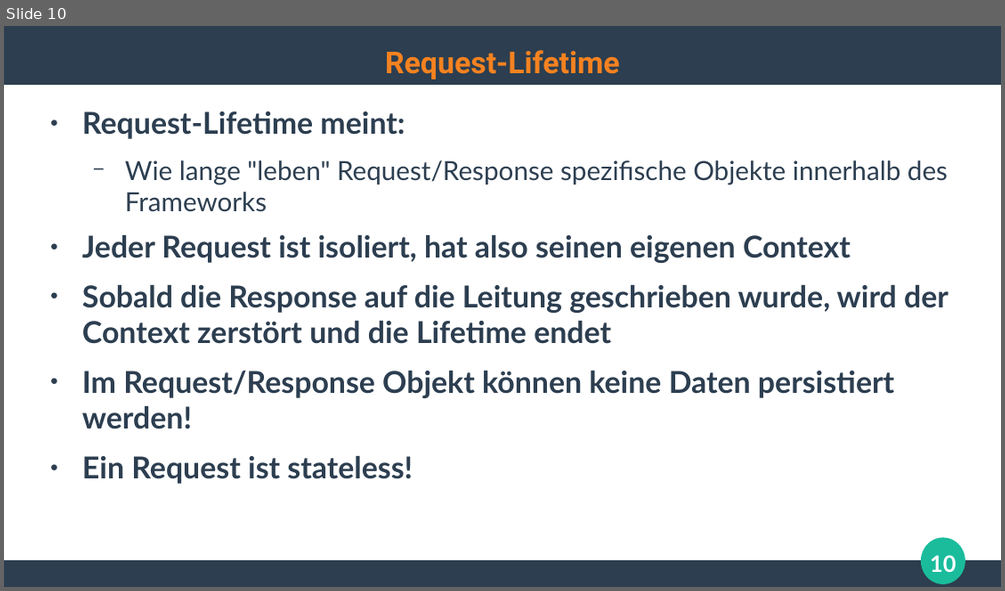
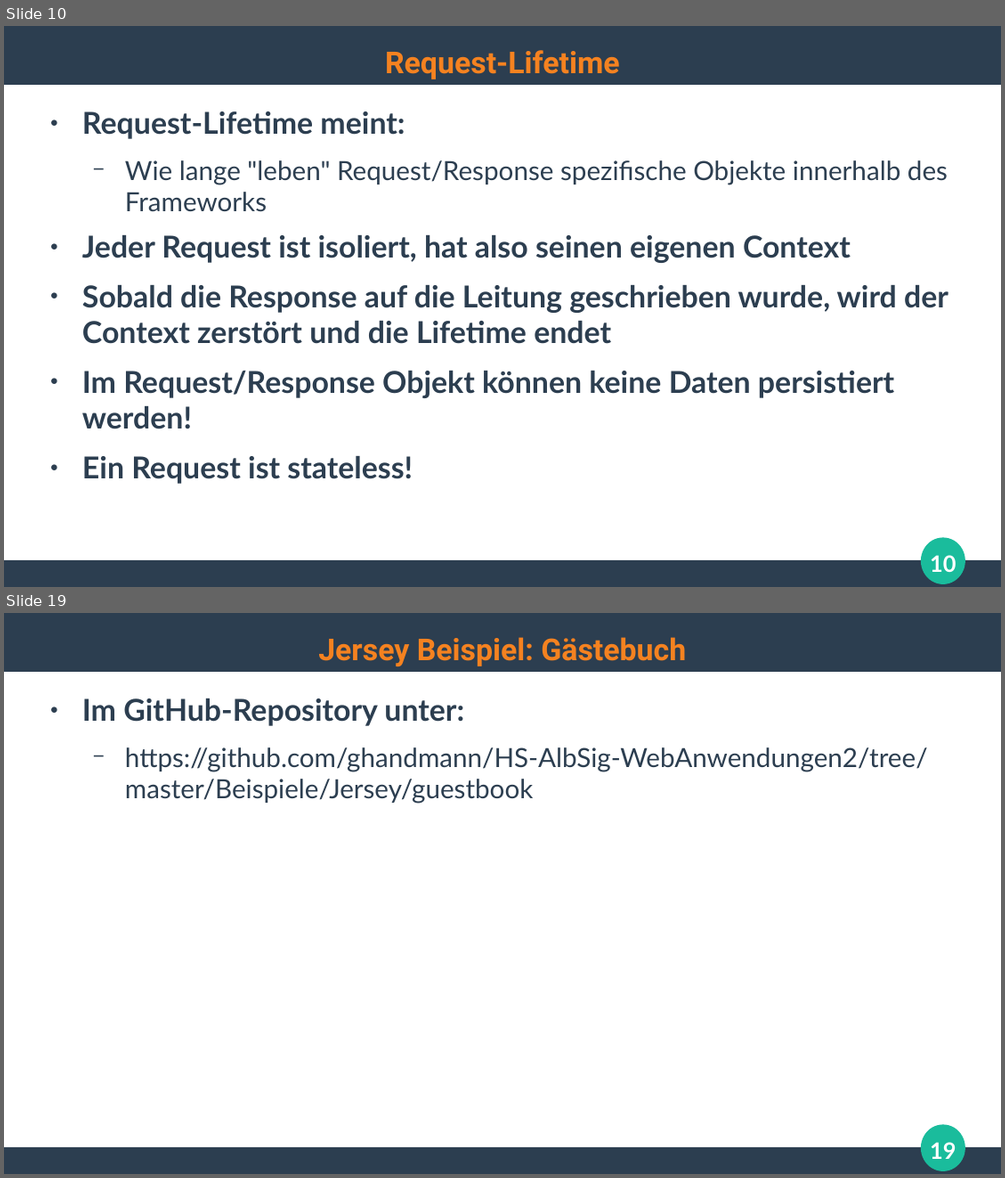
Before and after one commit to ghandmann/HS-AlbSig-WebAnwendungen2, a slide deck: Kapitel/04_WebFrameworks_1x1.odp. Shown one above the other, each under a label of ours: slide 10 before the commit, slides 10 and 19 after it; the slides between them are not shown. The pictures are 1005x591 and 1005x1178 pixels, drawn with LibreOffice and Linux fonts; fonts in the diff are those of the drawing. Boxes give left, top, right and bottom in pixels: in the first picture for what was removed or moved away, otherwise in the second. Text is boxed around its words. In the diff, an @@ line names an element or a change of style, - is before the commit and + after.

```diff
--- a/Kapitel/04_WebFrameworks_1x1.odp
+++ b/Kapitel/04_WebFrameworks_1x1.odp
@@ slide 19 added at bbox=[4, 613, 1001, 1174], background #FFFFFF; not listed: 3 template elements that a slide beside it also shows @@
@@ title added at bbox=[318, 637, 686, 666], 24 pt, text #F58220, bold @@
+Jersey Beispiel: Gästebuch
@@ text added at bbox=[82, 698, 928, 803], 21 pt, text #2C3E50 @@
+● Im GitHub-Repository unter:
+  − https://github.com/ghandmann/HS-AlbSig-WebAnwendungen2/tree/master/Beispiele/Jersey/guestbook
@@ page number added at bbox=[930, 1142, 955, 1159], 18 pt, text #FFFFFF, bold @@
+19
```
Also in this commit, not shown: 4 slides changed, 5 other slides added, 1 slide removed, 2 other files.
